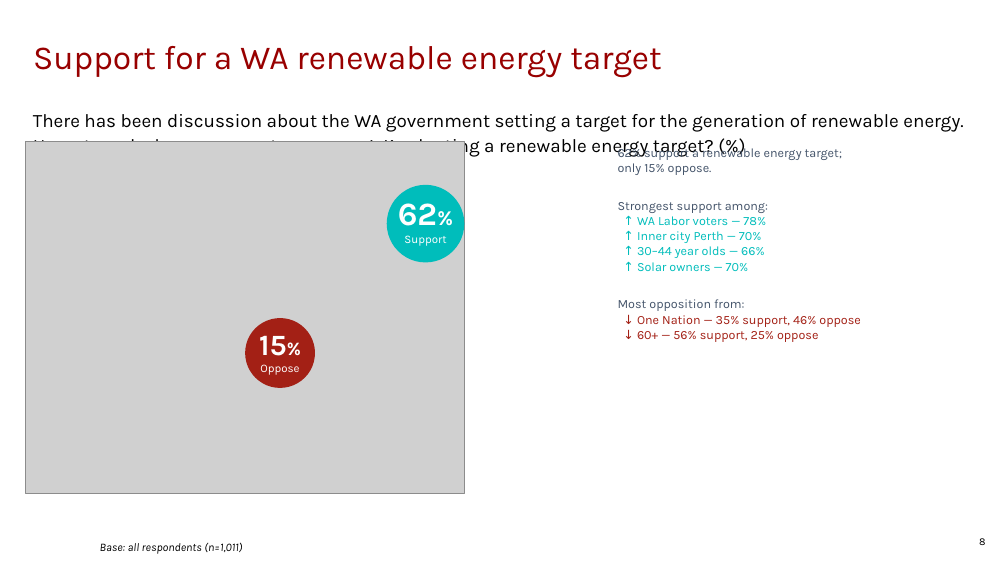
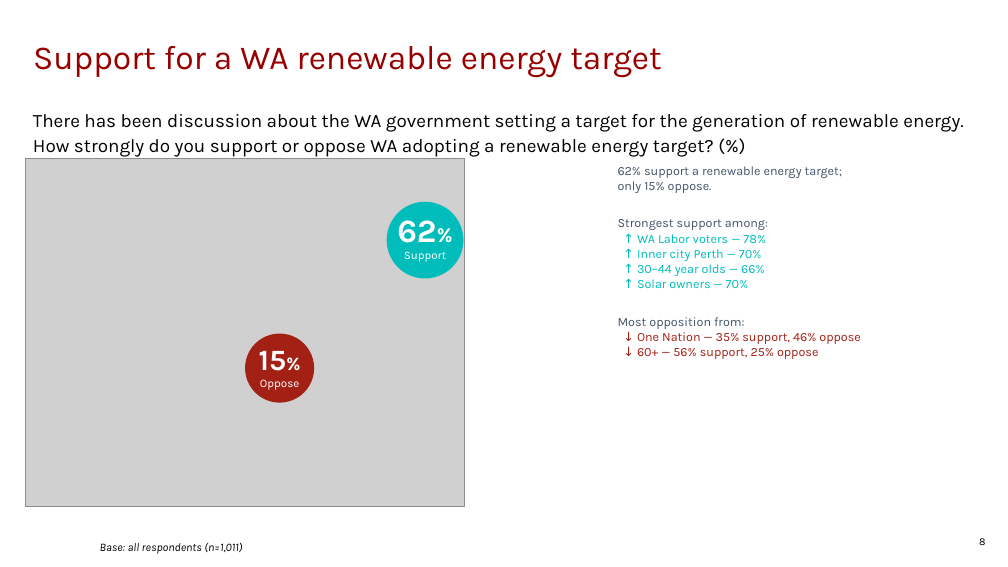
Before and after one commit to ThomasB4242/Test-1, a slide deck: slide 8 of sample_data/wa_energy_output.pptx. Drawn at 1008x567 pixels with LibreOffice and Linux fonts; fonts in the diff are those of the drawing; grey boxes stand for pictures; background and template pictures are left out. Boxes give left, top, right and bottom in pixels: in the first picture for what was removed or moved away, otherwise in the second. Text is boxed around its words. In the diff, an @@ line names an element or a change of style, - is before the commit and + after.

```diff
--- a/sample_data/wa_energy_output.pptx
+++ b/sample_data/wa_energy_output.pptx
@@ picture: place and size @@
-picture at bbox=[26, 141, 464, 493]
+picture at bbox=[26, 159, 464, 507]
@@ text "62% support a renewable energy ...": place and size @@
-text "62% support a renewable energy ..." at bbox=[618, 146, 861, 342]
+text "62% support a renewable energy ..." at bbox=[618, 166, 861, 359]
@@ 4 texts, 2 ellipses: place and size @@
-4 texts, 2 ellipses at bbox=[245, 185, 465, 388]
+4 texts, 2 ellipses at bbox=[245, 202, 464, 402]
```
Also in this commit, not shown: 3 other slides changed, 2 other files.
